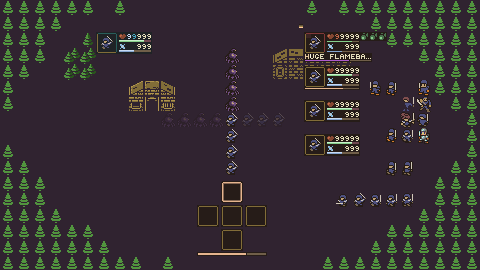
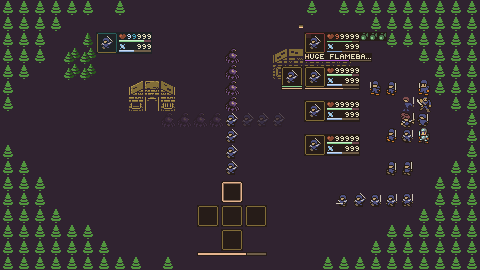
The second 480×270 image is a revision of the first. Changes to its layers:
painted on "HUGE FLAMEBA..." over (281, 66, 303, 90)
